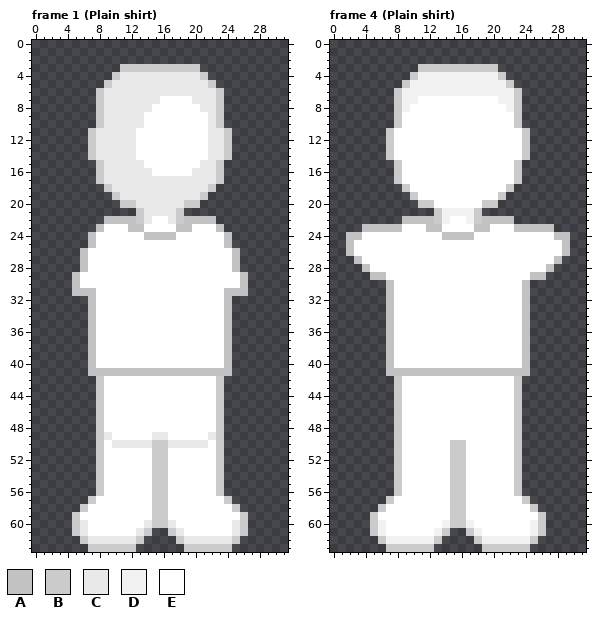
Pixel-art file -- Assets/Resources/Clothes/Torso Back.aseprite. Above, as it was before the edit.
32x64 pixels, 20 frames. Shown: frame 1 (Plain shirt), frame 4 (Plain shirt). The commit also changed other frames, which this record leaves out.
Palette (. is transparent): A #c2c2c2  B #cbcbcb  C #e9e9e9  D #f2f2f2  E #ffffff
And afterwards:
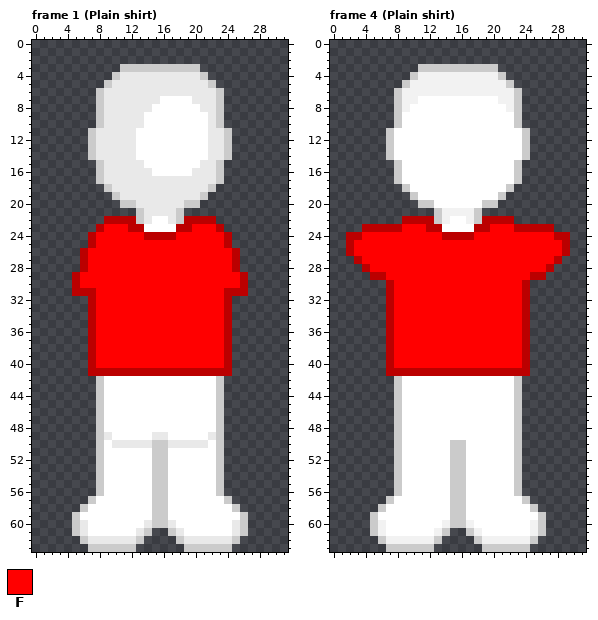
Colours new in this view: F #ff0000
What changed:
colour A: #c2c2c2 -> #bb0000
Changed rows in their new state; - is a pixel that keeps its letter.
Frame 1 (Plain shirt), layer "Layer 2":
first column x 6:
23 ---FFF--------FFF---
24 --FFFFFF----FFFFFF--
25 --FFFFFFFFFFFFFFFF--
26 -FFFFFFFFFFFFFFFFFF-
27 -FFFFFFFFFFFFFFFFFF-
28 -FFFFFFFFFFFFFFFFFF-
29 FFFFFFFFFFFFFFFFFFFF
30 FFFFFFFFFFFFFFFFFFFF
31 --FFFFFFFFFFFFFFFF--
32 --FFFFFFFFFFFFFFFF--
33 --FFFFFFFFFFFFFFFF--
34 --FFFFFFFFFFFFFFFF--
35 --FFFFFFFFFFFFFFFF--
36 --FFFFFFFFFFFFFFFF--
37 --FFFFFFFFFFFFFFFF--
38 --FFFFFFFFFFFFFFFF--
39 --FFFFFFFFFFFFFFFF--
40 --FFFFFFFFFFFFFFFF--
Frame 4 (Plain shirt), layer "Layer 2":
first column x 3:
23 ------FFF--------FFF------
24 -FFFFFFFFFF----FFFFFFFFFF-
25 FFFFFFFFFFFFFFFFFFFFFFFFFF
26 FFFFFFFFFFFFFFFFFFFFFFFFFF
27 -FFFFFFFFFFFFFFFFFFFFFFFF-
28 --FFFFFFFFFFFFFFFFFFFFFF--
29 ----FFFFFFFFFFFFFFFFFF----
30 -----FFFFFFFFFFFFFFFF-----
31 -----FFFFFFFFFFFFFFFF-----
32 -----FFFFFFFFFFFFFFFF-----
33 -----FFFFFFFFFFFFFFFF-----
34 -----FFFFFFFFFFFFFFFF-----
35 -----FFFFFFFFFFFFFFFF-----
36 -----FFFFFFFFFFFFFFFF-----
37 -----FFFFFFFFFFFFFFFF-----
38 -----FFFFFFFFFFFFFFFF-----
39 -----FFFFFFFFFFFFFFFF-----
40 -----FFFFFFFFFFFFFFFF-----
